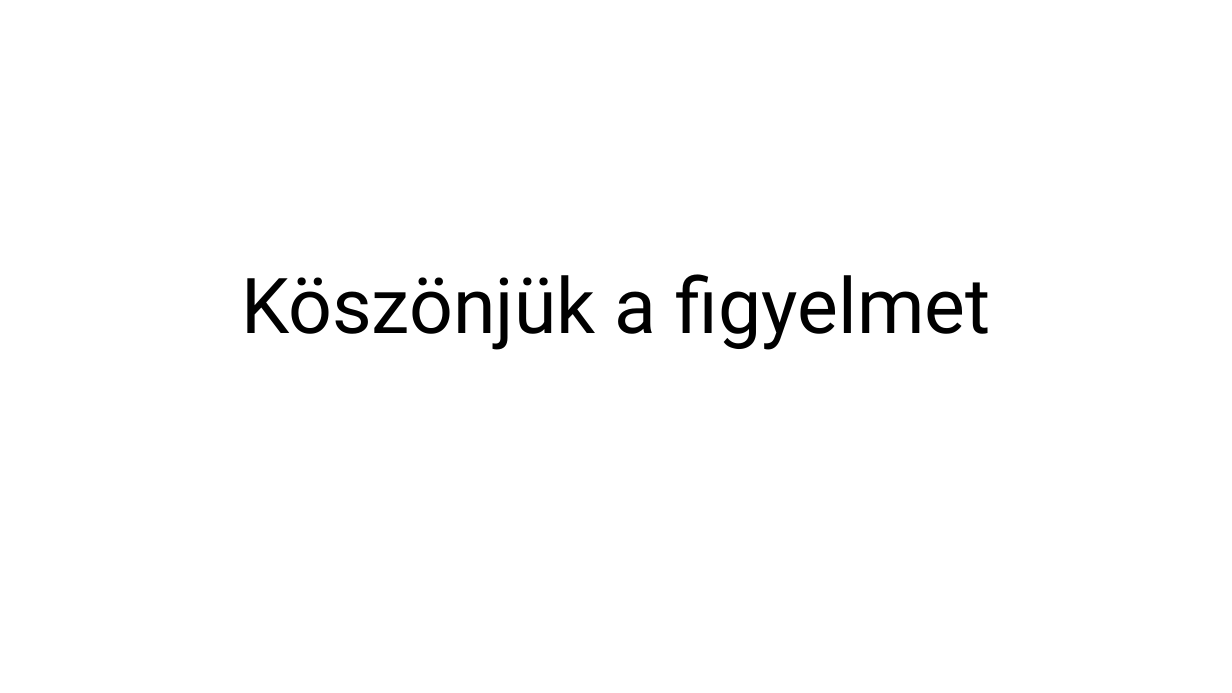
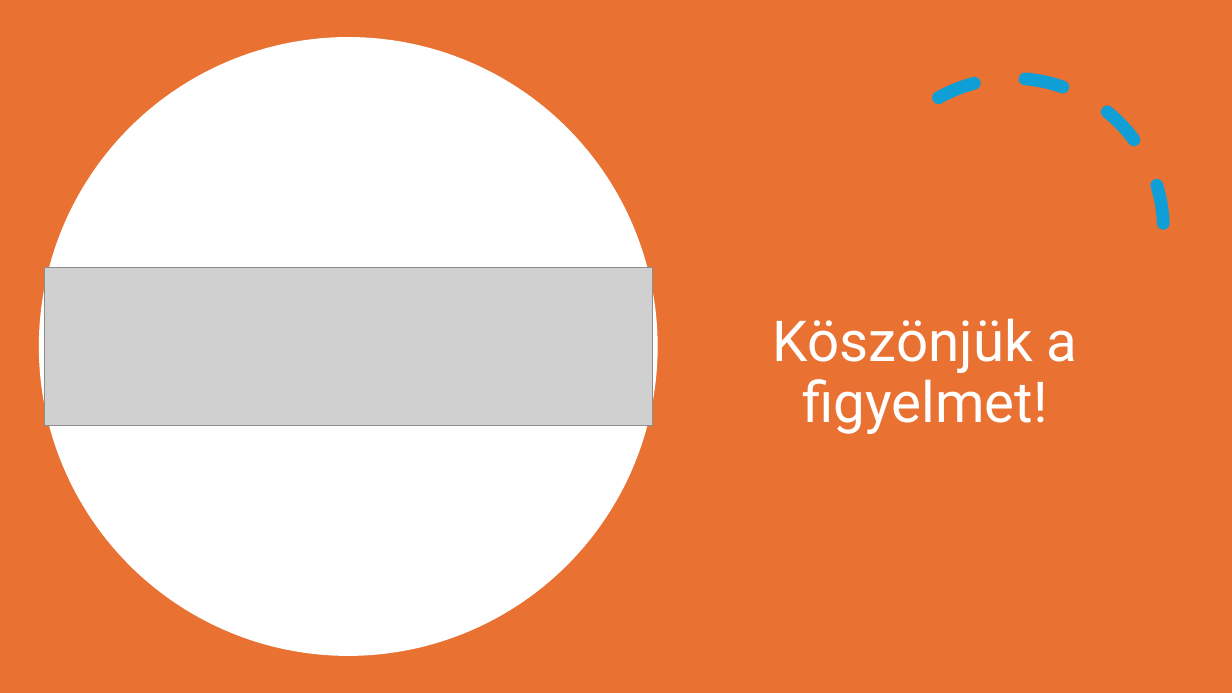
Before and after one commit to FesetoImre5/13_S1_8_vizsgaremek, a slide deck: slide 15 of Dokumentacio/Bemutató_FesetőImre_KapusKevinKamill.pptx (slide 13 before the commit). Drawn at 1232x693 pixels with LibreOffice and Linux fonts; fonts in the diff are those of the drawing; grey boxes stand for pictures. Boxes give left, top, right and bottom in pixels: in the first picture for what was removed or moved away, otherwise in the second. Text is boxed around its words. In the diff, an @@ line names an element or a change of style, - is before the commit and + after.

```diff
--- a/Dokumentacio/Bemutató_FesetőImre_KapusKevinKamill.pptx
+++ b/Dokumentacio/Bemutató_FesetőImre_KapusKevinKamill.pptx
@@ rectangle added at <box>0,0,1232,693</box>, fill #E97132 @@
@@ ellipse added at <box>39,37,658,656</box>, fill #FFFFFF @@
@@ arc (boxed as its full ellipse) added at <box>861,79,1164,381</box>, outline #0F9ED5 10 pt dashed @@
@@ picture added at <box>44,268,653,425</box> @@
@@ subtitle "Köszönjük a figyelmet!" at <box>773,318,1078,434</box>: vertical alignment bottom to top @@
@@ subtitle at <box>773,318,1078,434</box>: text changed; size 60 to 44 pt; text colour #000000 to #FFFFFF @@
-Köszönjük a figyelmet
+Köszönjük a figyelmet!
```
Also in this commit, not shown: 2 other slides changed, 2 slides added, 1 other file.
